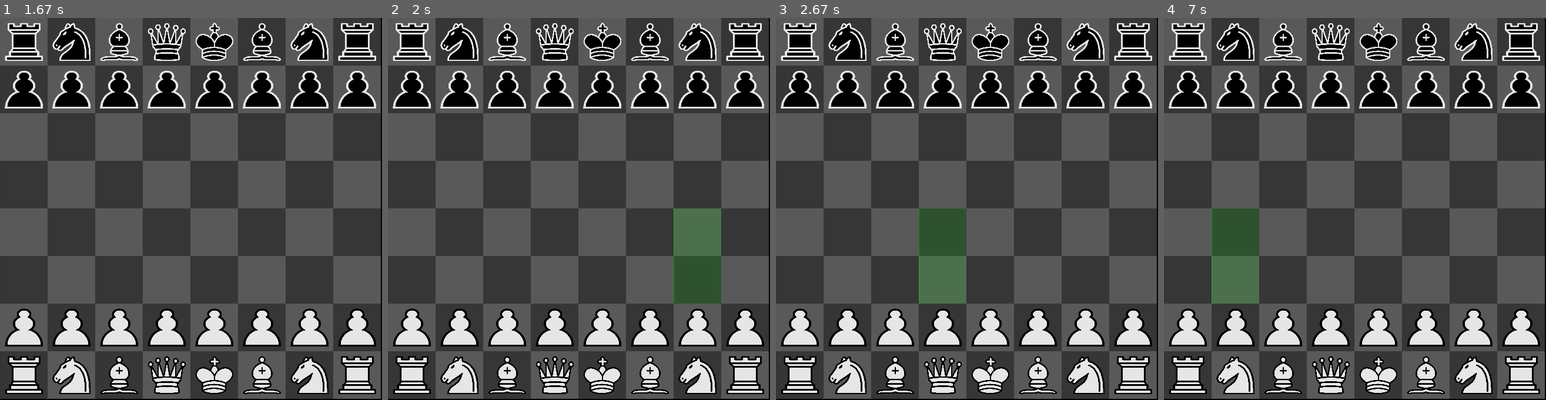
Above: before the commit, frames 1-4 (left to right).
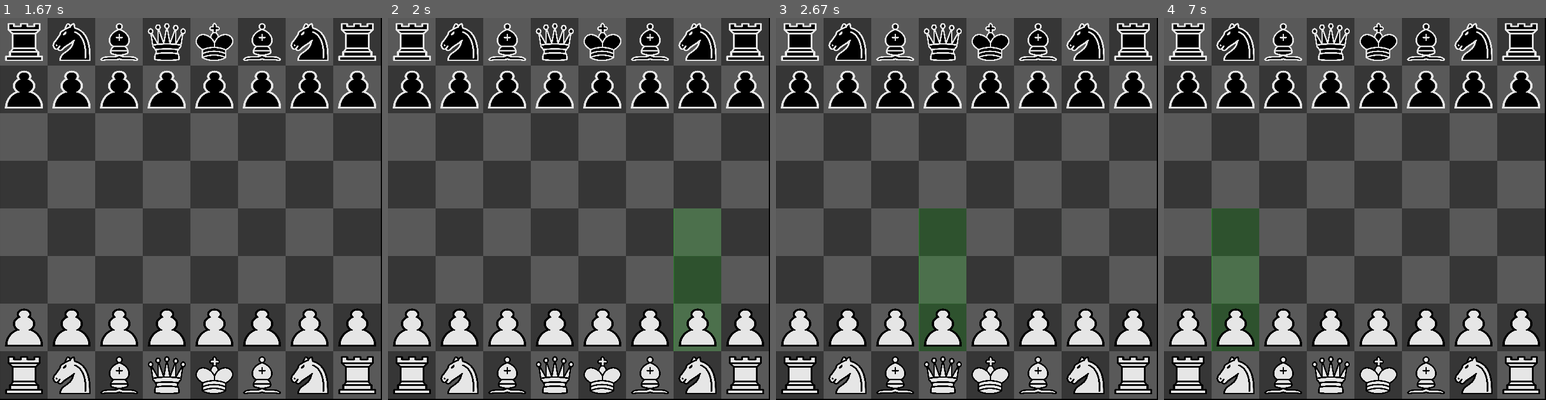
Above: after the commit, the same moments.

Repository: leand-santos/Chess-Pygame
Game: pygame game, started from Chess/Chess.py
Same seed, same stepped clock (60 frames per second), same inputs: the game is played once before the commit and once after it.
Inputs (mouse positions are in pixels of both pictures, inside the frame that each line leads up to):
- Up to frame 1 (1.67 s): click (191, 209) at 0.38 s
- Up to frame 2 (2 s): click (720, 342) at 1.72 s
- Up to frame 3 (2.67 s): click (974, 79) at 2.05 s; click (947, 308) at 2.38 s
- Up to frame 4 (7 s): click (1500, 354) at 2.72 s; click (1488, 308) at 3.55 s; click (1473, 201) at 3.88 s; click (1240, 350) at 6.72 s

Frame 1 is identical in both runs. In frame 2, less than 0.1% of the frame differs, in the area x 74-75%, y 74-88%; in frame 3, 0.9%, in the area x 37-50%, y 74-88%; in frame 4, 0.9%.

Commit message:
Pawn fix Red enemy color Green on selection

Diff:
--- a/Chess/Chess.py
+++ b/Chess/Chess.py
@@ -67,17 +67,33 @@
                     Image.screen.blit(Image.white_rook, (pos_x, pos_y))
 
 
-def Draw_Possible_Squares(board, possible_squares):
-    green_square = pygame.Surface((Const.width//8,Const.height//8), pygame.SRCALPHA)
+def Draw_Possible_Squares(board, possible_squares, selected):
+    green_square = pygame.Surface(
+        (Const.width // 8, Const.height // 8), pygame.SRCALPHA
+    )
+    red_square = pygame.Surface((Const.width // 8, Const.height // 8), pygame.SRCALPHA)
     green_square.fill((0, 255, 0, 35))
+    red_square.fill((255, 0, 0, 35))
+    Image.screen.blit(
+        green_square, (Const.height // 8 * selected[1], Const.width // 8 * selected[0])
+    )
     for i in range(0, len(possible_squares), 2):
-        Image.screen.blit(
-            green_square,
-            (
-                Const.height // 8 * possible_squares[i + 1],
-                Const.width // 8 * possible_squares[i],
-            ),
-        )
+        if board[possible_squares[i]][possible_squares[i + 1]] != None:
+            Image.screen.blit(
+                red_square,
+                (
+                    Const.height // 8 * possible_squares[i + 1],
+                    Const.width // 8 * possible_squares[i],
+                ),
+            )
+        else:
+            Image.screen.blit(
+                green_square,
+                (
+                    Const.height // 8 * possible_squares[i + 1],
+                    Const.width // 8 * possible_squares[i],
+                ),
+            )
 
 
 def position_converter(event):
@@ -86,7 +102,7 @@
 
 def piece_identifier(event, board, turn):
     pos_y, pos_x = position_converter(event)
-    if  board[pos_y][pos_x] != None and turn == board[pos_y][pos_x].color:
+    if board[pos_y][pos_x] != None and turn == board[pos_y][pos_x].color:
         return board[pos_y][pos_x].mark_movements(pos_y, pos_x, board), (pos_y, pos_x)
     return [], []
 
@@ -126,7 +142,7 @@
     while end:
         Draw_Board(board)
         if possible_squares:
-            Draw_Possible_Squares(board, possible_squares)
+            Draw_Possible_Squares(board, possible_squares, selected)
         Draw_Pieces(board)
         for event in pygame.event.get():
             if event.type == pygame.QUIT:
--- a/Chess/Pieces.py
+++ b/Chess/Pieces.py
@@ -126,10 +126,10 @@
 
     def move_piece(self, selected, destin, board):
         self.first_position = False
-        if destin[1] - selected[1] > 2:
+        if destin[1] - selected[1] > 1:
             board[destin[0]][destin[1] - 1] = board[destin[0]][destin[1] + 1]
             board[destin[0]][destin[1] + 1] = None
-        elif destin[1] + selected[1] < 2:
+        elif destin[1] - selected[1] < 1:
             board[destin[0]][destin[1] + 1] = board[destin[0]][destin[1] - 1]
             board[destin[0]][destin[1] - 1] = None
 
@@ -185,14 +185,18 @@
         possible_squares = []
 
         # One square ahead
-        possible_squares.extend(verify_just_one(self, pos_y + self.mult, pos_x, board))
+        if exist(pos_y + self.mult, pos_x) and board[pos_y + self.mult][pos_x] == None:
+            possible_squares.append(pos_y + self.mult)
+            possible_squares.append(pos_x)
 
         # Two squares ahead
-        if possible_squares:
-            if self.first_position:
-                possible_squares.extend(
-                    verify_just_one(self, pos_y + self.mult * 2, pos_x, board)
-                )
+            if (
+                    exist(pos_y + 2 * self.mult, pos_x)
+                    and self.first_position
+                    and board[pos_y + 2 * self.mult][pos_x] == None
+                ):
+                    possible_squares.append(pos_y + 2 * self.mult)
+                    possible_squares.append(pos_x)
 
         # Enemy on diagonal
         if (
Not shown, changed: Chess/Pieces.pyc
